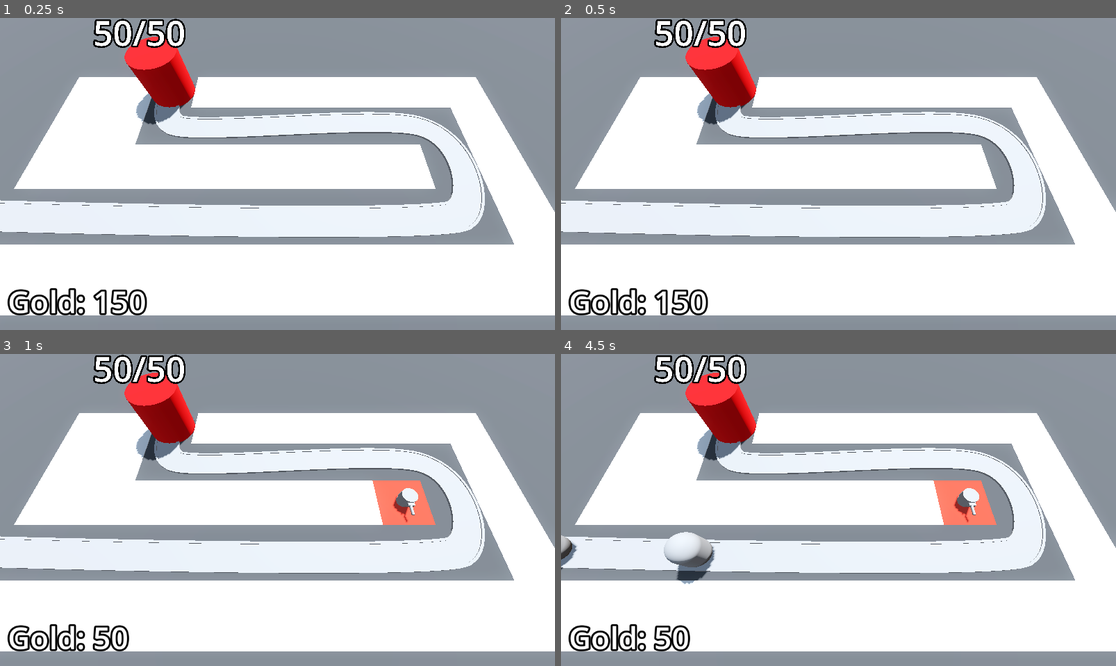
Above: before the commit, frames 1-4 (two rows, left to right).
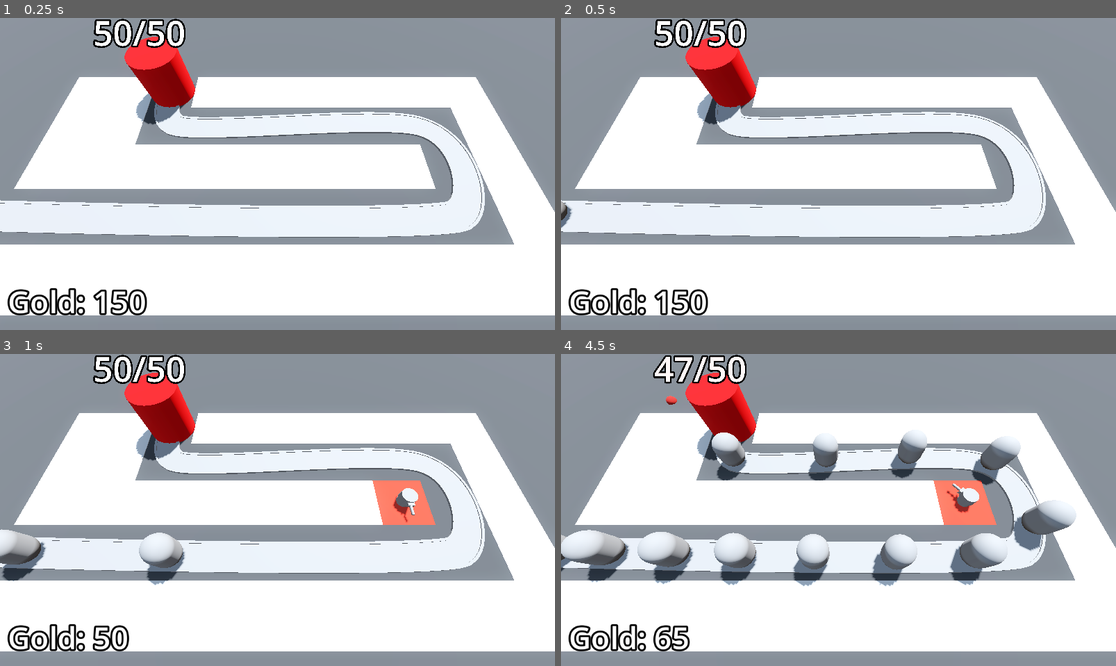
Above: after the commit, the same moments.

Repository: DapperMongoose/BarbarianBlaster
Game: Godot game, scene res://BaseLevel.tscn
Two runs of this game, one before a commit and one after it. Both use one fixed random seed, a clock stepped at 60 frames per second and the inputs below.
Inputs (mouse positions are in pixels of both pictures, inside the frame that each line leads up to):
- Up to frame 1 (0.25 s): no input
- Up to frame 2 (0.5 s): no input
- Up to frame 3 (1 s): move the mouse to (399, 494) at 0.52 s; press the mouse at (399, 494) at 0.53 s
- Up to frame 4 (4.5 s): move the mouse to (727, 525) at 1.27 s; release the mouse at (727, 525) at 1.28 s; click (727, 525) at 1.35 s; move the mouse to (894, 441) at 2.02 s; press the mouse at (894, 441) at 2.03 s; move the mouse to (810, 572) at 2.77 s; release the mouse at (810, 572) at 2.78 s; click (810, 572) at 2.85 s; move the mouse to (1005, 556) at 3.52 s; press the mouse at (1005, 556) at 3.53 s; move the mouse to (672, 463) at 4.27 s; release the mouse at (672, 463) at 4.28 s; click (672, 463) at 4.35 s

Frame 1 is identical in both runs. In frame 2, 0.1% of the frame differs, in the area x 0-3%, y 58-68%; in frame 3, 1.7%; in frame 4, 9.7%, in the area x 0-93%, y 0-96%.

Commit message:
completed ending the game lesson

Diff:
--- a/Base/base.gd
+++ b/Base/base.gd
@@ -18,6 +18,7 @@
 
 func _ready():
 	current_health = max_health
+	Engine.time_scale = 5
 
 func take_damage() -> void:
 	current_health -= 1
--- a/BaseLevel.tscn
+++ b/BaseLevel.tscn
@@ -64,11 +64,12 @@
 "cells": PackedInt32Array(65535, 65534, 0, 65535, 2, 0, 65531, 65535, 0, 4, 65535, 0, 65532, 65534, 0, 65531, 65534, 0, …(306 unchanged characters)…
 }
 
-[node name="EnemyPath" type="Path3D" parent="." node_paths=PackedStringArray("difficulty_manager")]
+[node name="EnemyPath" type="Path3D" parent="." node_paths=PackedStringArray("difficulty_manager", "victory_layer")]
 curve = SubResource("Curve3D_awwqm")
 script = ExtResource("3_ddfob")
 enemy_scene = ExtResource("2_8v4dp")
 difficulty_manager = NodePath("../DifficultyManager")
+victory_layer = NodePath("../VictoryLayer")
 
 [node name="Road" type="CSGPolygon3D" parent="EnemyPath"]
 polygon = PackedVector2Array(-1, 0, -1, 0.1, 1, 0.1, 1, 0)
@@ -78,7 +79,7 @@
 path_interval = 0.5
 path_simplify_angle = 0.0
 path_rotation = 2
-path_local = false
+path_local = true
 path_continuous_u = true
 path_u_distance = 1.0
 path_joined = false
@@ -91,7 +92,7 @@
 path_interval = 0.5
 path_simplify_angle = 0.0
 path_rotation = 2
-path_local = false
+path_local = true
 path_continuous_u = true
 path_u_distance = 1.0
 path_joined = false
@@ -104,7 +105,7 @@
 path_interval = 0.5
 path_simplify_angle = 0.0
 path_rotation = 2
-path_local = false
+path_local = true
 path_continuous_u = true
 path_u_distance = 1.0
 path_joined = false
@@ -144,5 +145,16 @@
 
 [node name="DifficultyManager" parent="." instance=ExtResource("9_2pgrx")]
 
+[node name="VictoryLayer" type="CanvasLayer" parent="."]
+visible = false
+
+[node name="ColorRect" type="ColorRect" parent="VictoryLayer"]
+anchors_preset = 15
+anchor_right = 1.0
+anchor_bottom = 1.0
+grow_horizontal = 2
+grow_vertical = 2
+color = Color(0, 0, 0, 0.588235)
+
 [connection signal="timeout" from="EnemyPath/Timer" to="EnemyPath" method="spawn_enemy"]
 [connection signal="stop_spawning_enemies" from="DifficultyManager" to="EnemyPath" method="_on_difficulty_manager_stop_spawning_enemies"]
--- a/EnemyPath.gd
+++ b/EnemyPath.gd
@@ -2,6 +2,7 @@
 
 @export var enemy_scene: PackedScene
 @export var difficulty_manager: Node
+@export var victory_layer: CanvasLayer
 
 @onready var timer: Timer = $Timer
 
@@ -10,6 +11,14 @@
 	new_enemy.max_health = difficulty_manager.get_enemy_health()
 	add_child(new_enemy)
 	timer.wait_time = difficulty_manager.get_spawn_time()
+	new_enemy.tree_exited.connect(enemy_defeated)
 
 func _on_difficulty_manager_stop_spawning_enemies() -> void:
 	timer.stop()
+
+func enemy_defeated() -> void:
+	if timer.is_stopped():
+		for child in get_children():
+			if child is PathFollow3D:
+				return
+		victory_layer.visible= true
